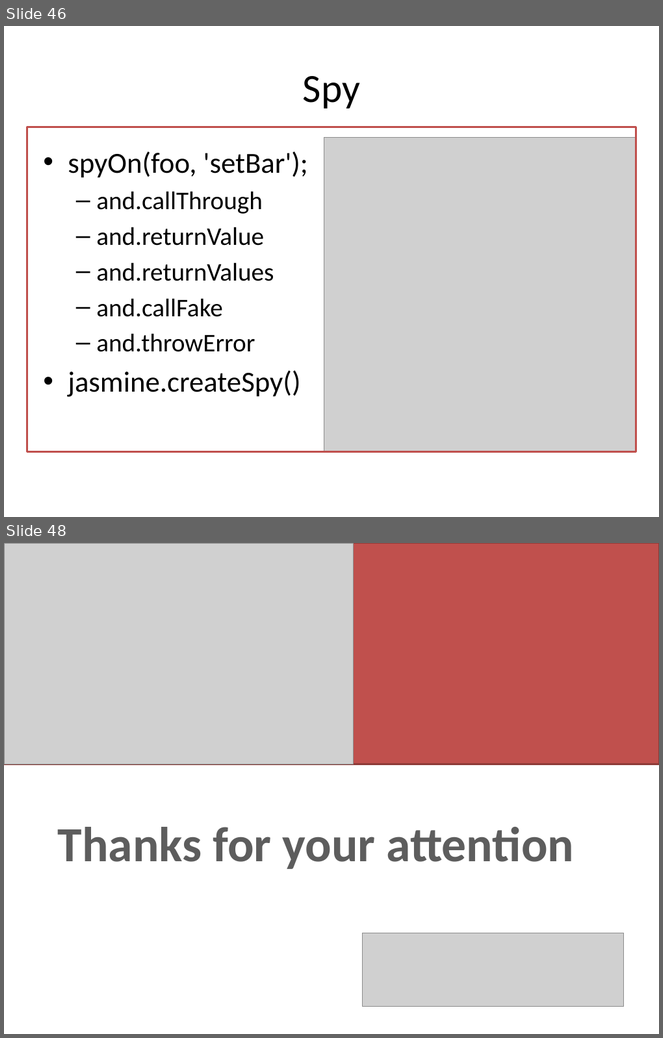
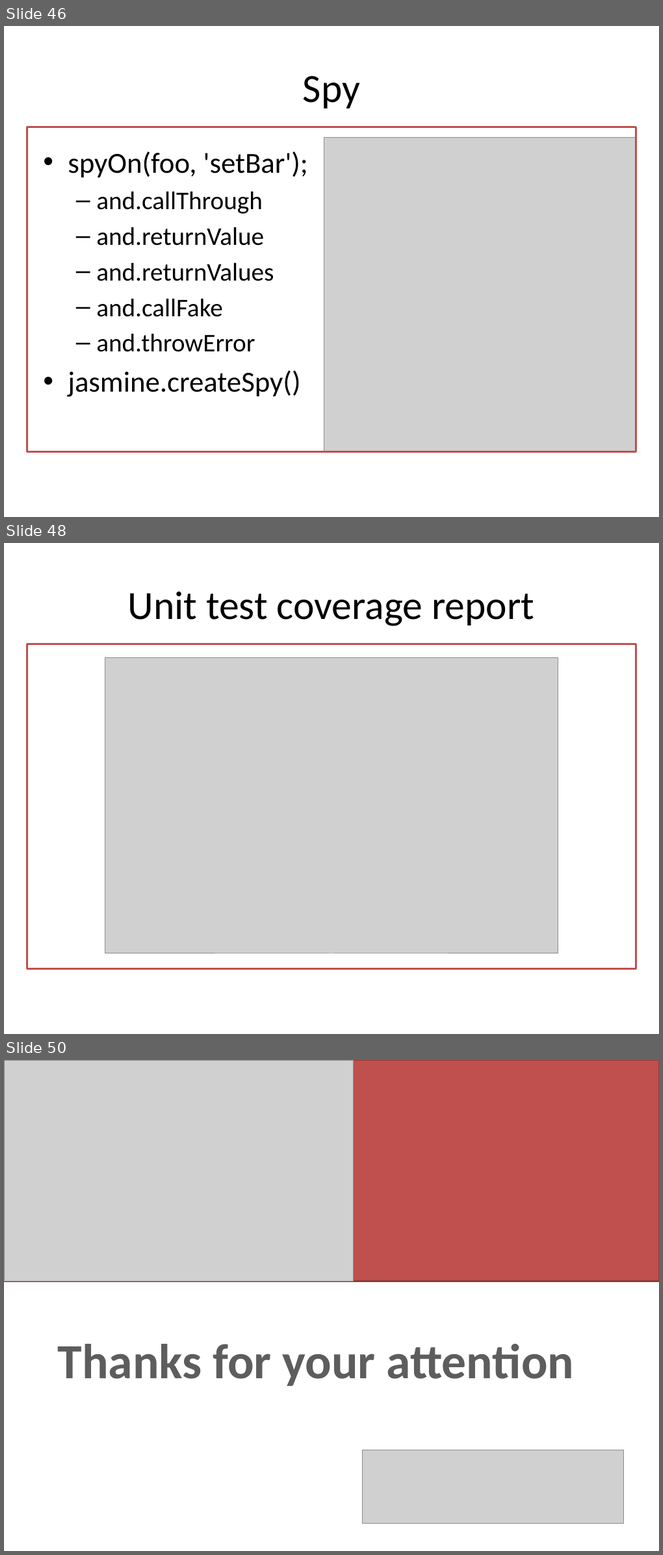
Before and after one commit to lhkingkong/angularjs-taller, a slide deck: material/AngularJS Taller.pptx. Shown one above the other, each under a label of ours: slides 46 and 48 before the commit, slides 46, 48 and 50 after it; the slides between them are not shown. The pictures are 663x1038 and 663x1555 pixels, drawn with LibreOffice and Linux fonts; fonts in the diff are those of the drawing; grey boxes stand for pictures. Boxes give left, top, right and bottom in pixels: in the first picture for what was removed or moved away, otherwise in the second. Text is boxed around its words. In the diff, an @@ line names an element or a change of style, - is before the commit and + after.

Commit message:
Add unit tests practice

```diff
--- a/material/AngularJS Taller.pptx
+++ b/material/AngularJS Taller.pptx
@@ slide 48 added at (4,543,659,1034), background #FFFFFF @@
@@ title added at (128,591,534,626), 44 pt, text #000000 @@
+Unit test coverage report
@@ rectangle added at (27,644,636,969), outline #C0504D 2 pt @@
@@ picture added at (105,657,558,954) @@
@@ what was slide 48 is now slide 50 @@
```
Also in this commit, not shown: 1 slide changed, 1 other slide added, 11 other files.
